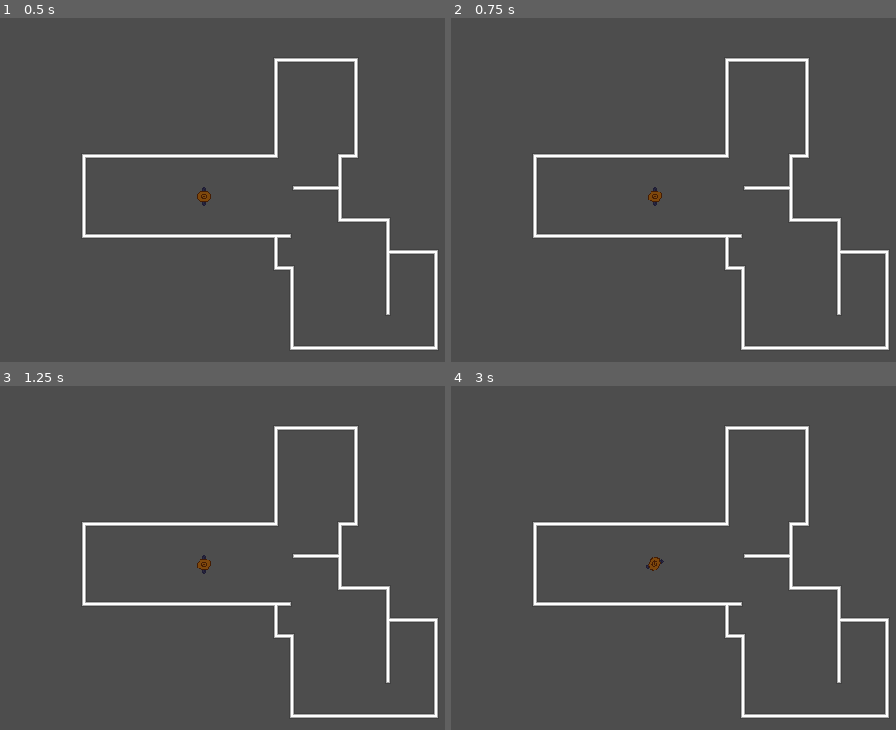
Above: before the commit, frames 1-4 (two rows, left to right).
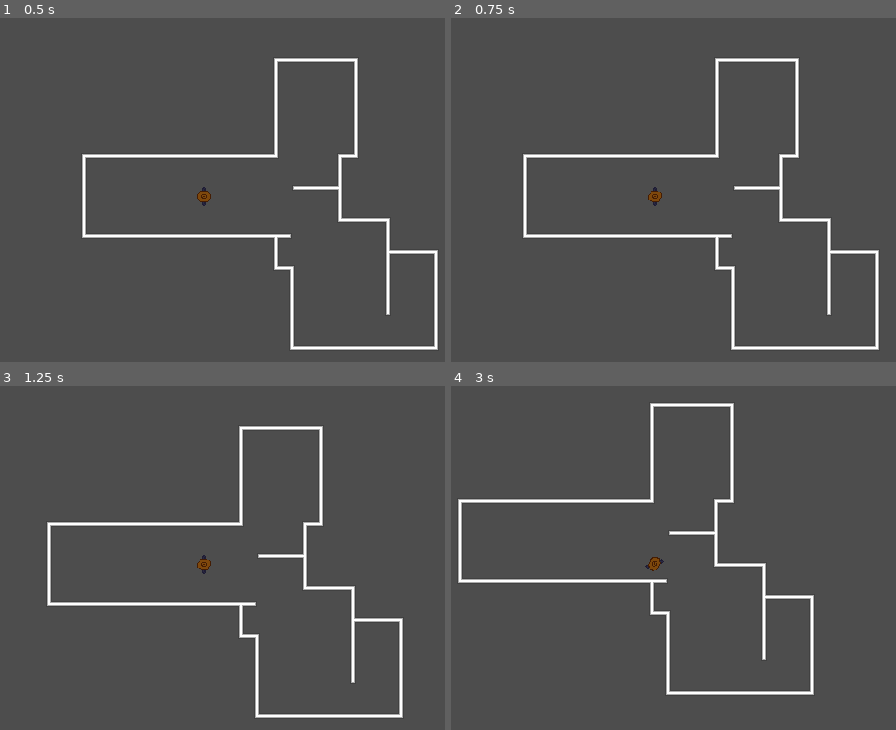
Above: after the commit, the same moments.

Repository: sparkworm/ChiliJam
Game: Godot game, scene res://scenes/levels/test_level.tscn
Two runs of this game, one before a commit and one after it. Both use one fixed random seed, a clock stepped at 60 frames per second and the inputs below. This scene is started directly instead of the project's main scene.
Inputs (mouse positions are in pixels of both pictures, inside the frame that each line leads up to):
- Up to frame 1 (0.5 s): no input
- Up to frame 2 (0.75 s): tap Enter at 0.5 s; move the mouse to (793, 179) at 0.52 s; hold D (right, bound only after the commit) from 0.53 s (still down)
- Up to frame 3 (1.25 s): keep holding D (right, bound only after the commit)
- Up to frame 4 (3 s): move the mouse to (526, 582) at 1.27 s; release D (right, bound only after the commit) at 1.28 s; hold S (down, bound only after the commit) 1.28-2.03 s; move the mouse to (718, 485) at 2.02 s; hold D (right, bound only after the commit) 2.03-2.78 s; move the mouse to (624, 637) at 2.77 s; hold W (up, bound only after the commit) from 2.78 s (still down)

Frame 1 is identical in both runs. In frame 2, 3.7% of the frame differs, in the area x 16-99%, y 11-97%; in frame 3, 4.7%; in frame 4, 7.4%, in the area x 1-99%, y 4-97%.

Commit message:
Added movement to player

Diff:
--- a/project.godot
+++ b/project.godot
@@ -32,6 +32,26 @@
 "events": [Object(InputEventKey,"resource_local_to_scene":false,"resource_name":"","device":-1,"window_id":0,"alt_press …(195 unchanged characters)…
 ]
 }
+right={
+"deadzone": 0.5,
+"events": [Object(InputEventKey,"resource_local_to_scene":false,"resource_name":"","device":-1,"window_id":0,"alt_pressed":false,"shift_pressed":false,"ctrl_pressed":false,"meta_pressed":false,"pressed":false,"keycode":0,"physical_keycode":68,"key_label":0,"unicode":100,"location":0,"echo":false,"script":null)
+]
+}
+left={
+"deadzone": 0.5,
+"events": [Object(InputEventKey,"resource_local_to_scene":false,"resource_name":"","device":-1,"window_id":0,"alt_pressed":false,"shift_pressed":false,"ctrl_pressed":false,"meta_pressed":false,"pressed":false,"keycode":0,"physical_keycode":65,"key_label":0,"unicode":97,"location":0,"echo":false,"script":null)
+]
+}
+up={
+"deadzone": 0.5,
+"events": [Object(InputEventKey,"resource_local_to_scene":false,"resource_name":"","device":-1,"window_id":0,"alt_pressed":false,"shift_pressed":false,"ctrl_pressed":false,"meta_pressed":false,"pressed":false,"keycode":0,"physical_keycode":87,"key_label":0,"unicode":119,"location":0,"echo":false,"script":null)
+]
+}
+down={
+"deadzone": 0.5,
+"events": [Object(InputEventKey,"resource_local_to_scene":false,"resource_name":"","device":-1,"window_id":0,"alt_pressed":false,"shift_pressed":false,"ctrl_pressed":false,"meta_pressed":false,"pressed":false,"keycode":0,"physical_keycode":83,"key_label":0,"unicode":115,"location":0,"echo":false,"script":null)
+]
+}
 
 [rendering]
 
--- a/scenes/characters/player.gd
+++ b/scenes/characters/player.gd
@@ -2,13 +2,14 @@
 extends CharacterBody2D
 
 @export var max_look_angle: float = PI/4
+@export var speed: float = 50.0
 
 @onready var body: Sprite2D = $Body
 @onready var hat: Sprite2D = $Hat
 
 func _process(delta: float) -> void:
+	handle_movement()
 	# make the hat look in the direction of the mouse
-	# NOTE: should only be done when the player isn't moving
 	hat.rotation = get_angle_to(get_global_mouse_position()) + PI/2
 	if abs(angle_difference(hat.rotation, body.rotation)) > max_look_angle:
 		if abs(angle_difference(hat.rotation + max_look_angle, body.rotation)) < \
@@ -16,3 +17,8 @@
 			body.rotation = hat.rotation + max_look_angle
 		else:
 			body.rotation = hat.rotation - max_look_angle
+
+func handle_movement() -> void:
+	var movement_vec: Vector2 = Input.get_vector("left", "right", "up", "down")
+	velocity = movement_vec * speed
+	move_and_slide()
